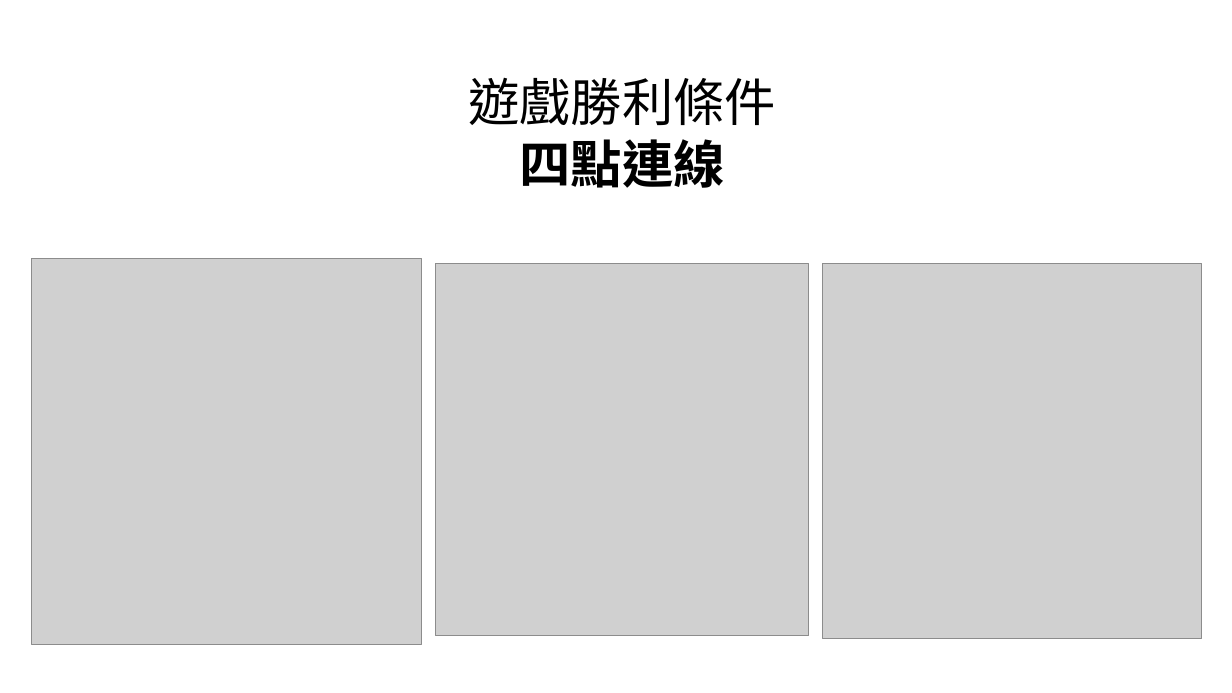
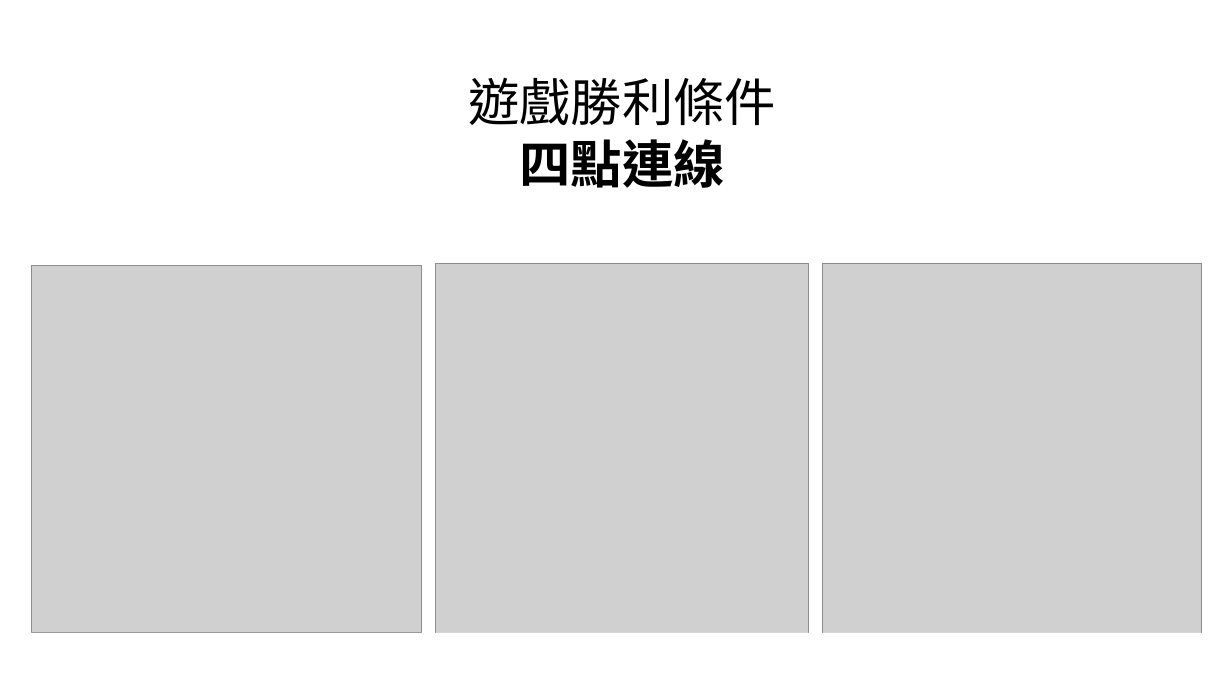
Before and after one commit to tidaohuang/react-game, a slide deck: slide 2 of tutorial.pptx. Drawn at 1232x693 pixels with LibreOffice and Linux fonts; fonts in the diff are those of the drawing; grey boxes stand for pictures. Boxes give left, top, right and bottom in pixels: in the first picture for what was removed or moved away, otherwise in the second. Text is boxed around its words. In the diff, an @@ line names an element or a change of style, - is before the commit and + after.

```diff
--- a/tutorial.pptx
+++ b/tutorial.pptx
@@ picture: place and size @@
-picture at (31,258,421,644)
+picture at (31,265,421,633)
@@ rectangle added at (2,633,1232,684), fill #FFFFFF @@
```
Also in this commit, not shown: 2 other slides changed, 19 other files.
